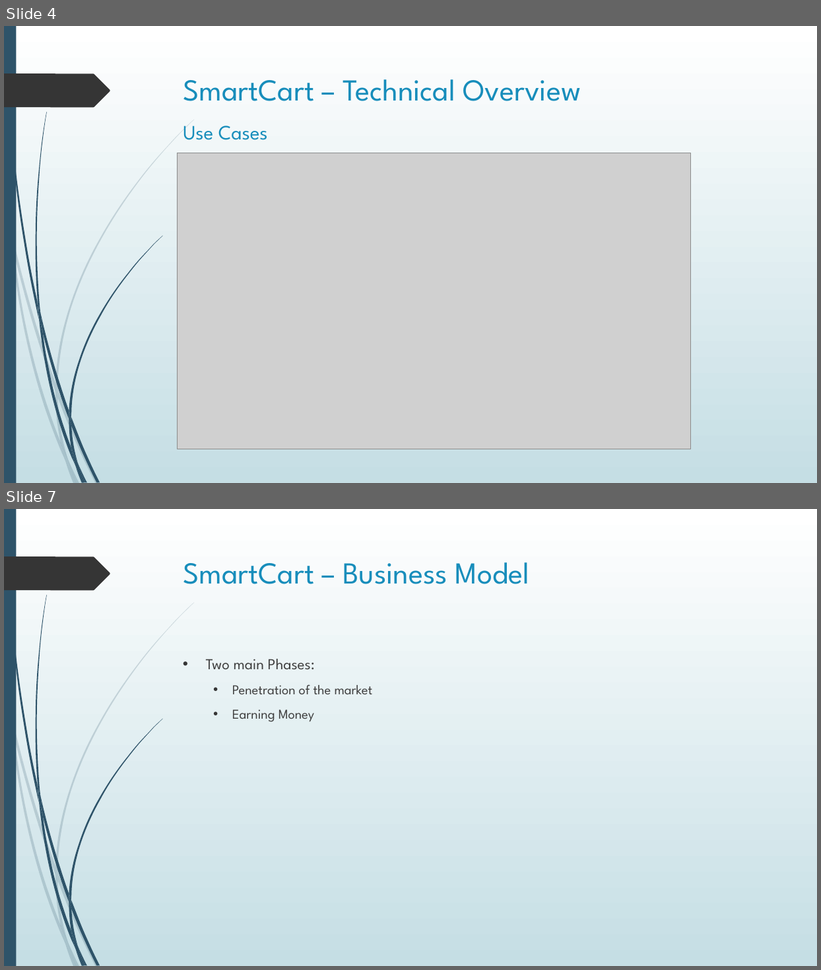
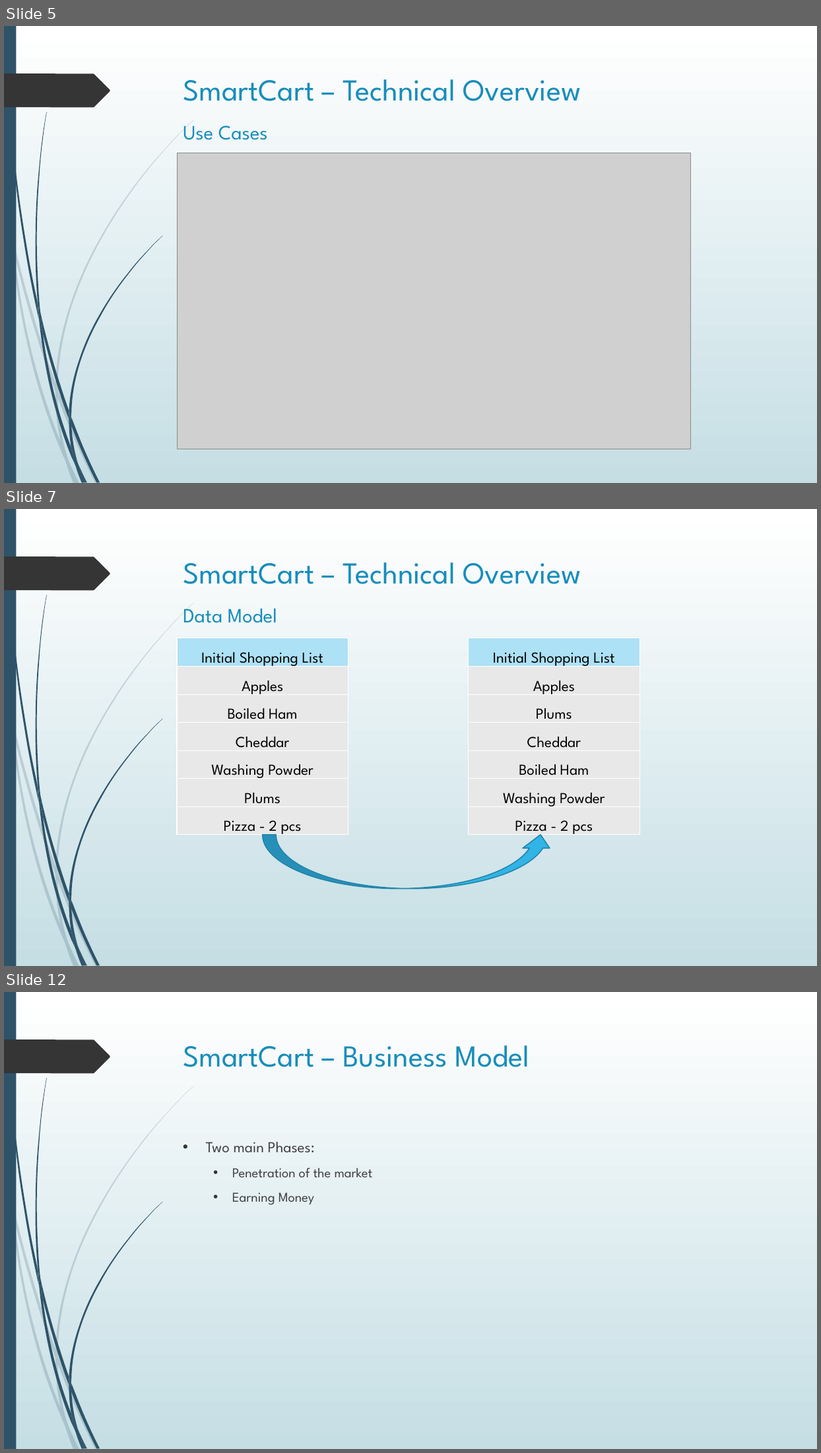
Before and after one commit to Pschkn/TAE_EmbeddedSystems, a slide deck: pm/presentations/SmartCart_Concept.pptx. Shown one above the other, each under a label of ours: slides 4 and 7 before the commit, slides 5, 7 and 12 after it; the slides between them are not shown. The pictures are 821x970 and 821x1453 pixels, drawn with LibreOffice and Linux fonts; fonts in the diff are those of the drawing; grey boxes stand for pictures. Boxes give left, top, right and bottom in pixels: in the first picture for what was removed or moved away, otherwise in the second. Text is boxed around its words. In the diff, an @@ line names an element or a change of style, - is before the commit and + after.

```diff
--- a/pm/presentations/SmartCart_Concept.pptx
+++ b/pm/presentations/SmartCart_Concept.pptx
@@ slide 7 added at [4, 509, 817, 966], background gradient #FFFFFF to #C5DEE5; not listed: 24 template elements that a slide beside it also shows @@
@@ title added at [183, 562, 581, 623], 36 pt, text #178DBB @@
+SmartCart – Technical Overview
+Data Model
@@ table added at [177, 638, 349, 838], 7 rows, 1 columns @@
+Initial Shopping List
+Apples
+Boiled Ham
+Cheddar
+Washing Powder
+Plums
+Pizza - 2 pcs
@@ table added at [469, 638, 640, 838], 7 rows, 1 columns @@
+Initial Shopping List
+Apples
+Plums
+Cheddar
+Boiled Ham
+Washing Powder
+Pizza - 2 pcs
@@ curved up arrow added at [263, 835, 554, 889], fill #31B4E6, outline #2485AA 1.25 pt @@
@@ what was slide 4 is now slide 5 @@
@@ what was slide 7 is now slide 12 @@
```
Also in this commit, not shown: 2 slides changed, 5 other slides added, 1 slide removed, 5 other files.
